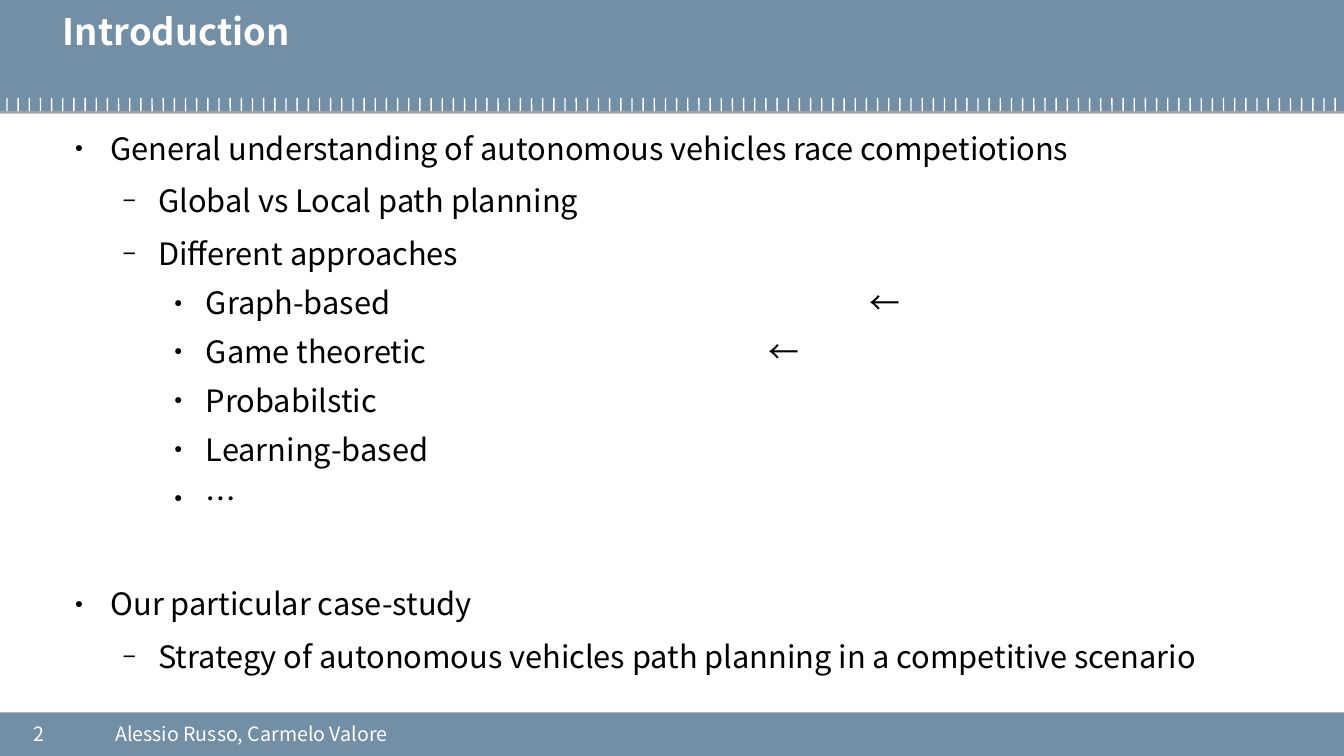
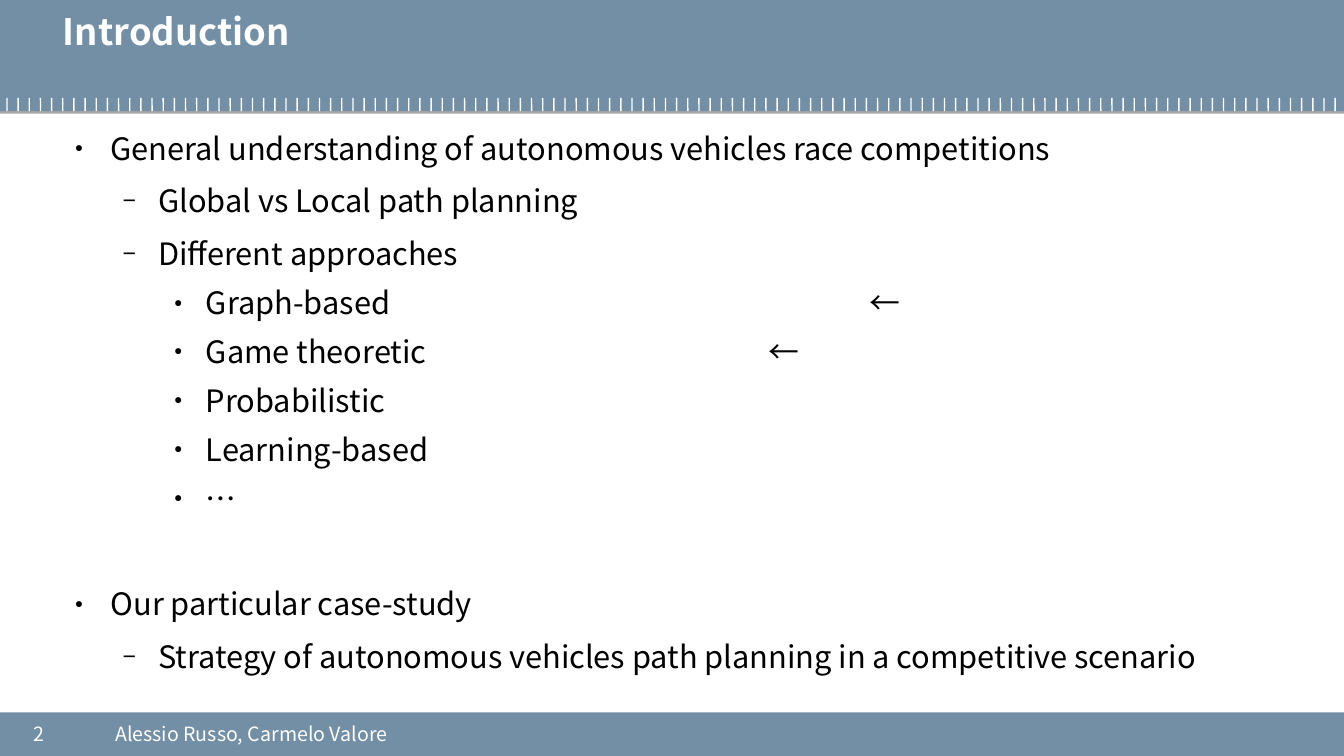
Before and after one commit to cvalore/mida2-project, a slide deck: slide 2 of presentazione_06-05-2020.odp. Drawn at 1344x756 pixels with LibreOffice and Linux fonts; fonts in the diff are those of the drawing; background and template pictures are left out. Boxes give left, top, right and bottom in pixels: in the first picture for what was removed or moved away, otherwise in the second. Text is boxed around its words. In the diff, an @@ line names an element or a change of style, - is before the commit and + after.

```diff
--- a/presentazione_06-05-2020.odp
+++ b/presentazione_06-05-2020.odp
@@ text at [111,135,1051,168]: text changed @@
-● General understanding of autonomous vehicles race competiotions
+● General understanding of autonomous vehicles race competitions
@@ text at [206,387,385,413]: text changed @@
-    ● Probabilstic
+    ● Probabilistic
```
Also in this commit, not shown: 5 other slides changed, 4 slides added.
